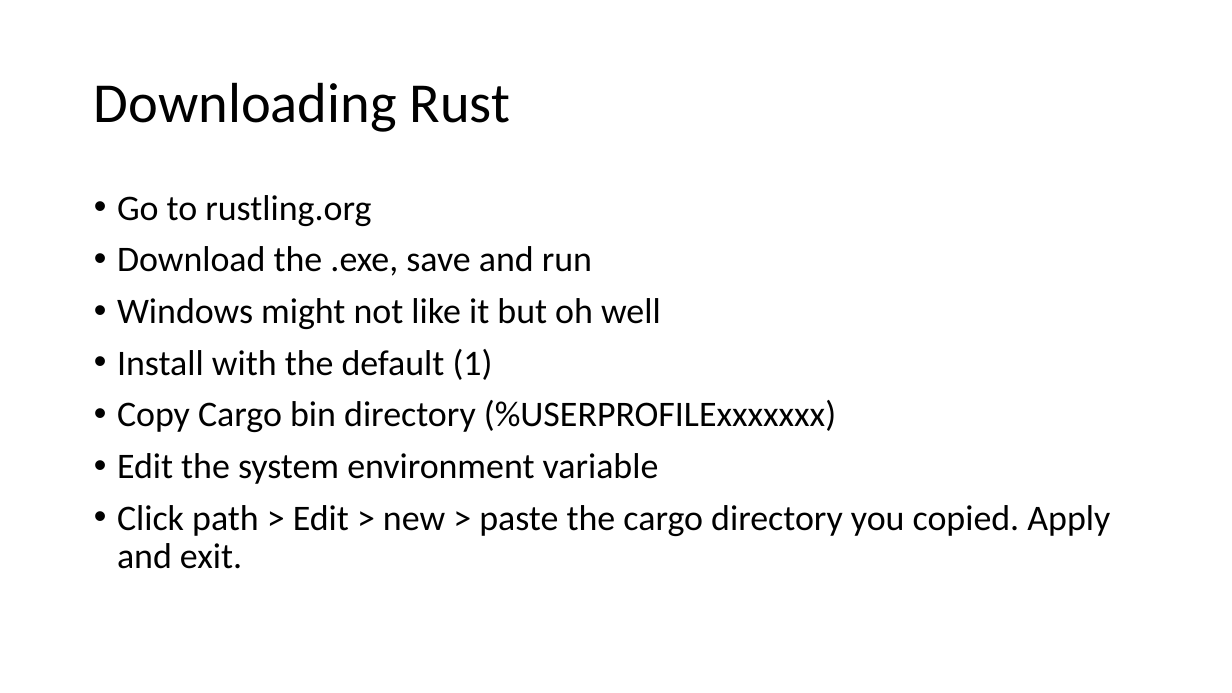
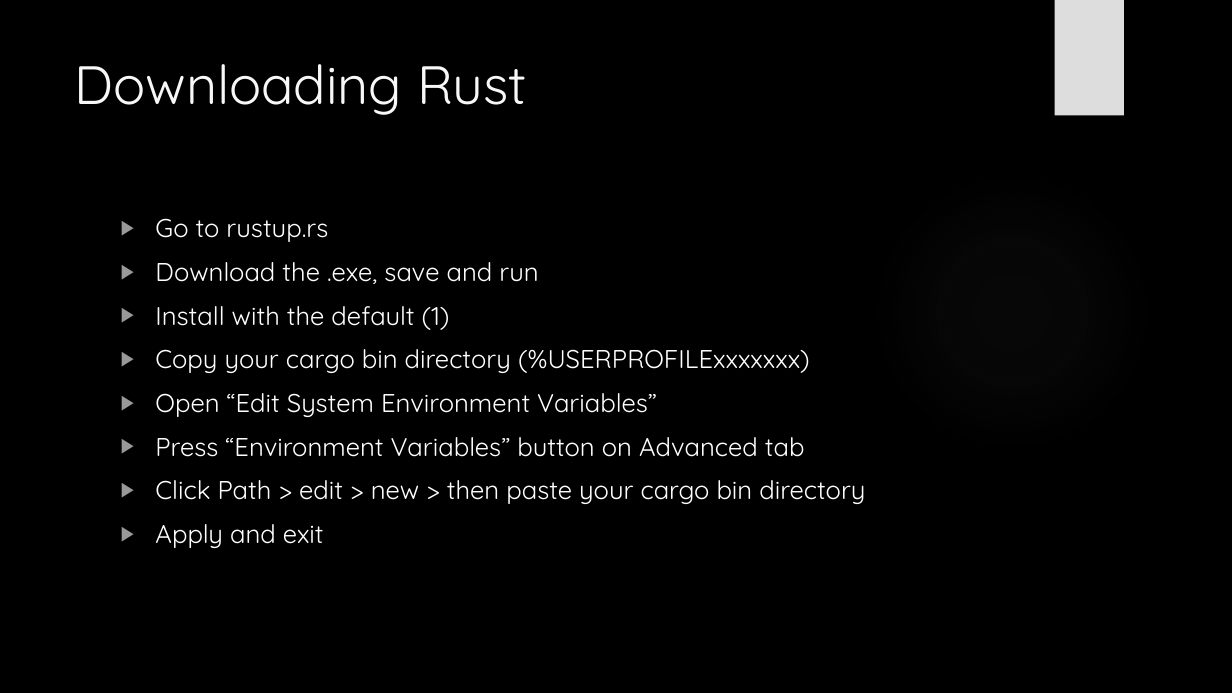
Before and after one commit to AlexbMitchelmore/WebDevRust, a slide deck: slide 2 of RUST.pptx. Drawn at 1232x693 pixels with LibreOffice and Linux fonts; fonts in the diff are those of the drawing; background and template pictures are left out. Boxes give left, top, right and bottom in pixels: in the first picture for what was removed or moved away, otherwise in the second. Text is boxed around its words. In the diff, an @@ line names an element or a change of style, - is before the commit and + after.

```diff
--- a/RUST.pptx
+++ b/RUST.pptx
@@ background #FFFFFF to picture (left out) @@
@@ rectangle added at (1055,0,1124,116), fill #DDDDDD @@
@@ title "Downloading Rust": place and size @@
-title "Downloading Rust" at (94,82,510,132)
+title "Downloading Rust" at (75,64,527,115)
@@ title "Downloading Rust" at (75,64,527,115): size 44 to 42 pt, font Calibri to Quicksand, text colour #000000 to #F8F8F8; line spacing 0.9 to 1; vertical alignment middle to top @@
@@ ellipse added at (870,169,1154,454), fill gradient #666666 @@
@@ text "Go to rustup.rs": place and size @@
-text "Go to rustup.rs" at (117,195,1110,569)
+text "Go to rustup.rs" at (155,218,865,548)
@@ text at (155,218,328,242): text changed; size 28 to 20 pt; font Calibri to Quicksand; text colour #000000 to #FFFFFF @@
-• Go to rustling.org
+▶ Go to rustup.rs
@@ text at (155,262,538,330): size 28 to 20 pt, font Calibri to Quicksand, text colour #000000 to #FFFFFF in "Download the .exe, save and run", "Install with the default (1)"; bullet • to ▶; line spacing 0.9 to 1 @@
@@ text at (117,298,661,329): paragraph removed @@
-• Windows might not like it but oh well
@@ text at (155,349,865,548): text changed; size 28 to 20 pt; font Calibri to Quicksand; text colour #000000 to #FFFFFF @@
-• Copy Cargo bin directory (%USERPROFILExxxxxxx)
-• Edit the system environment variable
-• Click path > Edit > new > paste the cargo directory you copied. Apply and exit.
+▶ Copy your cargo bin directory (%USERPROFILExxxxxxx)
+▶ Open “Edit System Environment Variables”
+▶ Press “Environment Variables” button on Advanced tab
+▶ Click Path > edit > new > then paste your cargo bin directory
+▶ Apply and exit
```
Also in this commit, not shown: 7 other slides changed, 16 slides added, 12 slides removed, 1 other file.
